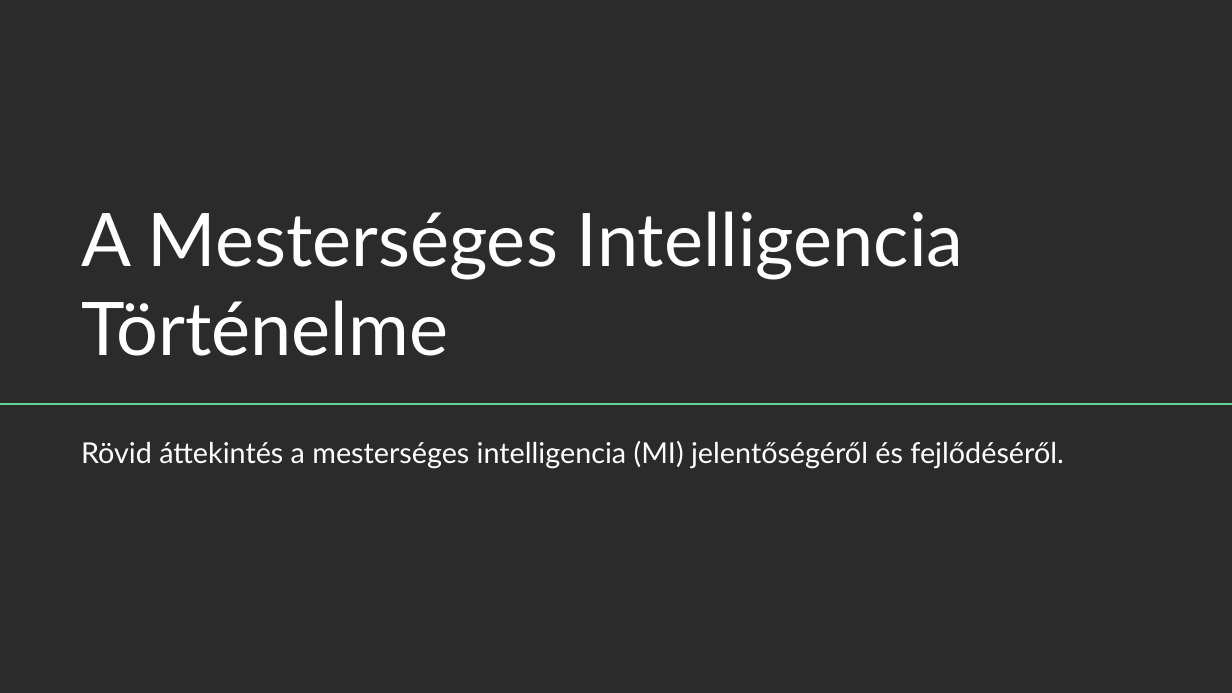
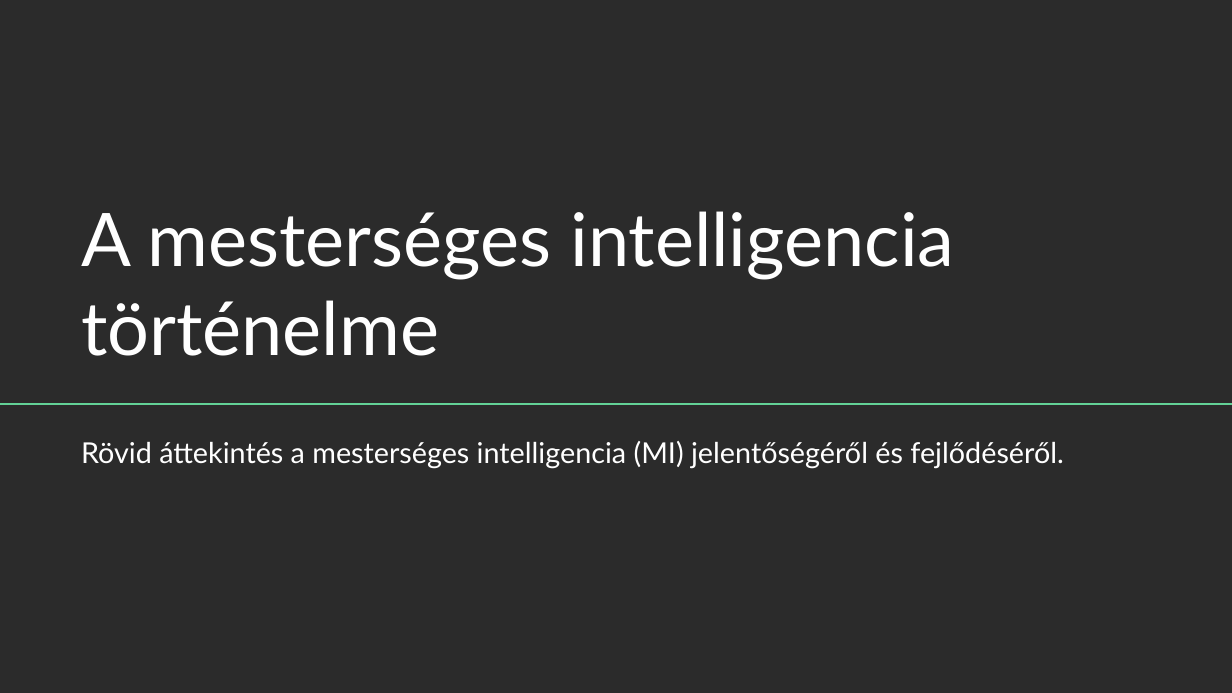
Before and after one commit to kizsi2024/12I-SZ, a slide deck: slide 1 of Potyondi Zsombor/A Mesterséges Intelligencia Történelme.pptx. Drawn at 1232x693 pixels with LibreOffice and Linux fonts; fonts in the diff are those of the drawing; background and template pictures are left out; a plain dark background stands for a picture behind light text. Boxes give left, top, right and bottom in pixels: in the first picture for what was removed or moved away, otherwise in the second. Text is boxed around its words. In the diff, an @@ line names an element or a change of style, - is before the commit and + after.

```diff
--- a/Potyondi Zsombor/A Mesterséges Intelligencia Történelme.pptx
+++ b/Potyondi Zsombor/A Mesterséges Intelligencia Történelme.pptx
@@ title at (81, 211, 954, 356): text changed @@
-A Mesterséges Intelligencia Történelme
+A mesterséges intelligencia történelme
```
Also in this commit, not shown: 11 other slides changed.
